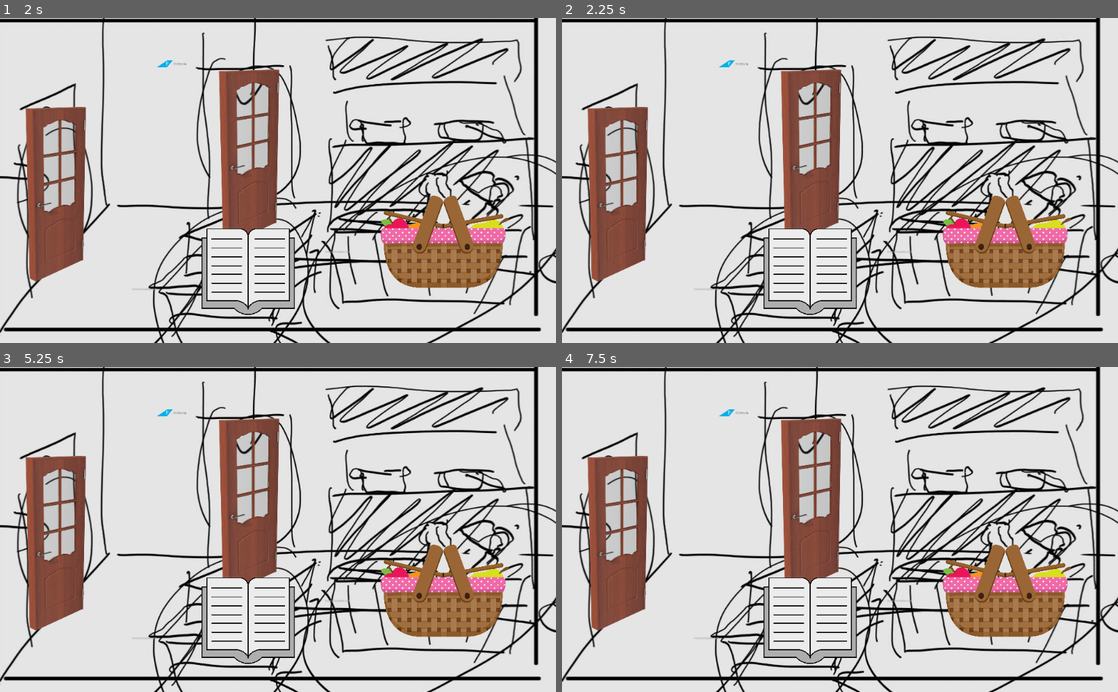
Above: before the commit, frames 1-4 (two rows, left to right).
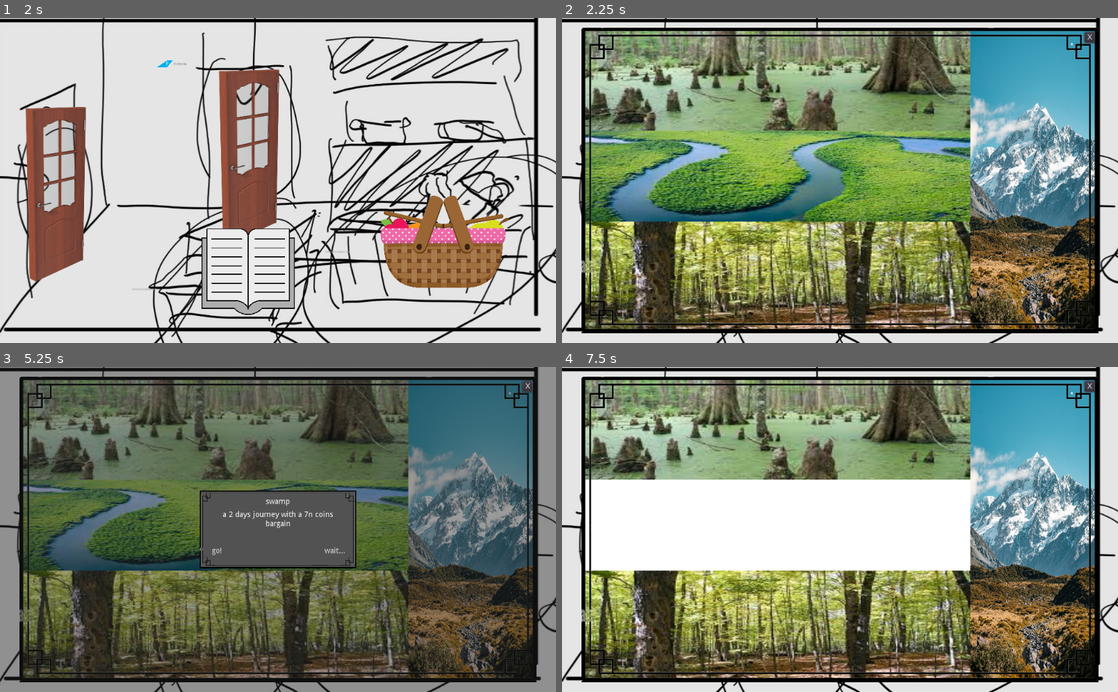
Above: after the commit, the same moments.

Repository: raimess11/GGJBandung23-Mandrake
Game: Godot game, scene res://ui/ruang utama/RuangUtama.tscn
Same seed, same stepped clock (60 frames per second), same inputs: the game is played once before the commit and once after it. The project has no main scene, so this scene is started directly.
Inputs (mouse positions are in pixels of both pictures, inside the frame that each line leads up to):
- Up to frame 1 (2 s): tap Enter at 0.5 s; move the mouse to (55, 193) at 0.52 s; click (55, 193) at 0.67 s; tap Space at 1.25 s; move the mouse to (250, 154) at 1.27 s; click (250, 154) at 1.42 s
- Up to frame 2 (2.25 s): tap Enter at 2 s; move the mouse to (1001, 242) at 2.02 s; click (1001, 242) at 2.17 s
- Up to frame 3 (5.25 s): click (528, 386) at 2.75 s, where only the run after the commit has a clickable "X"; tap Space at 3.5 s; move the mouse to (250, 620) at 3.52 s; click (250, 620) at 3.67 s; tap Enter at 4.25 s; move the mouse to (444, 578) at 4.27 s; click (444, 578) at 4.42 s; click (227, 445) at 5.02 s
- Up to frame 4 (7.5 s): click (778, 552) at 5.75 s, where only the run after the commit has a clickable "go!"; click (778, 552) at 6.5 s, where only the run after the commit has a clickable "go!"; click (895, 552) at 7.25 s, where only the run after the commit has a clickable "wait..."

Frame 1 is identical in both runs. In frame 2, 85% of the frame differs, in the area x 3-97%, y 2-98%; in frame 3, 96%, in the area x 0-100%, y 0-100%; in frame 4, 84%.

Commit message:
add map access
can access gathering map

Diff:
--- a/Mandrake Store and Root Garden/GatheringSpot/GatheringMap.gd
+++ b/Mandrake Store and Root Garden/GatheringSpot/GatheringMap.gd
@@ -40,3 +40,7 @@
 	reminderUI.visible = true
 	title.text = "mountain"
 	desc.text = "a 3 days journey with a 12n coins bargain"
+
+
+func _on_Button_pressed():
+	visible = false
--- a/Mandrake Store and Root Garden/GatheringSpot/GatheringMap.tscn
+++ b/Mandrake Store and Root Garden/GatheringSpot/GatheringMap.tscn
@@ -74,6 +74,13 @@
 anchor_bottom = 1.0
 color = Color( 0.129412, 0.129412, 0.129412, 0.435294 )
 
+[node name="Button" type="Button" parent="."]
+margin_left = 962.0
+margin_top = 26.0
+margin_right = 982.0
+margin_bottom = 46.0
+text = "X"
+
 [node name="reminderUI" type="CanvasLayer" parent="."]
 pause_mode = 2
 visible = false
@@ -143,4 +150,5 @@
 [connection signal="pressed" from="river" to="." method="_on_river_pressed"]
 [connection signal="pressed" from="forest" to="." method="_on_forest_pressed"]
 [connection signal="pressed" from="mountain" to="." method="_on_mountain_pressed"]
+[connection signal="pressed" from="Button" to="." method="_on_Button_pressed"]
 [connection signal="pressed" from="reminderUI/ColorRect/wait" to="reminderUI" method="_on_wait_pressed"]
--- /dev/null
+++ b/Mandrake Store and Root Garden/ui/ruang utama/RuangUtama.gd
@@ -0,0 +1,7 @@
+extends Node2D
+
+
+func _on_Area2D_input_event(viewport, event, shape_idx):
+	if event is InputEventMouse:
+		if event.is_pressed():
+			$GatheringMap.visible = true
--- a/Mandrake Store and Root Garden/ui/ruang utama/RuangUtama.tscn
+++ b/Mandrake Store and Root Garden/ui/ruang utama/RuangUtama.tscn
@@ -1,11 +1,17 @@
-[gd_scene load_steps=5 format=2]
+[gd_scene load_steps=8 format=2]
 
 [ext_resource path="res://ui/ruang utama/pintu.tscn" type="PackedScene" id=1]
 [ext_resource path="res://ui/ruang utama/ruang utama.jpg" type="Texture" id=2]
 [ext_resource path="res://ui/ruang utama/basket.tscn" type="PackedScene" id=3]
 [ext_resource path="res://ui/ruang utama/encyclopedia.tscn" type="PackedScene" id=4]
+[ext_resource path="res://GatheringSpot/GatheringMap.tscn" type="PackedScene" id=5]
+[ext_resource path="res://ui/ruang utama/RuangUtama.gd" type="Script" id=6]
+
+[sub_resource type="RectangleShape2D" id=1]
+extents = Vector2( 113.5, 74.25 )
 
 [node name="Node2D" type="Node2D"]
+script = ExtResource( 6 )
 
 [node name="Sprite" type="Sprite" parent="."]
 position = Vector2( 513, 335 )
@@ -26,3 +32,14 @@
 
 [node name="encyclopedia" parent="." instance=ExtResource( 4 )]
 position = Vector2( 457, 471 )
+
+[node name="GatheringMap" parent="." instance=ExtResource( 5 )]
+visible = false
+
+[node name="Area2D" type="Area2D" parent="."]
+
+[node name="CollisionShape2D" type="CollisionShape2D" parent="Area2D"]
+position = Vector2( 816.5, 415.75 )
+shape = SubResource( 1 )
+
+[connection signal="input_event" from="Area2D" to="." method="_on_Area2D_input_event"]
--- a/Mandrake Store and Root Garden/ui/ruang utama/basket.gd
+++ b/Mandrake Store and Root Garden/ui/ruang utama/basket.gd
@@ -1,8 +1,3 @@
 extends Node2D
 
-export(String) var addres = ""
-
-func _on_Area2D_input_event(viewport, event, shape_idx):
-	if event is InputEventMouse:
-		if event.is_pressed():
-			get_tree().change_scene(addres)
+var map = preload("res://GatheringSpot/GatheringMap.tscn")
--- a/Mandrake Store and Root Garden/ui/ruang utama/basket.tscn
+++ b/Mandrake Store and Root Garden/ui/ruang utama/basket.tscn
@@ -18,5 +18,3 @@
 [node name="CollisionShape2D" type="CollisionShape2D" parent="Area2D"]
 position = Vector2( -1, 0 )
 shape = SubResource( 1 )
-
-[connection signal="input_event" from="Area2D" to="." method="_on_Area2D_input_event"]
